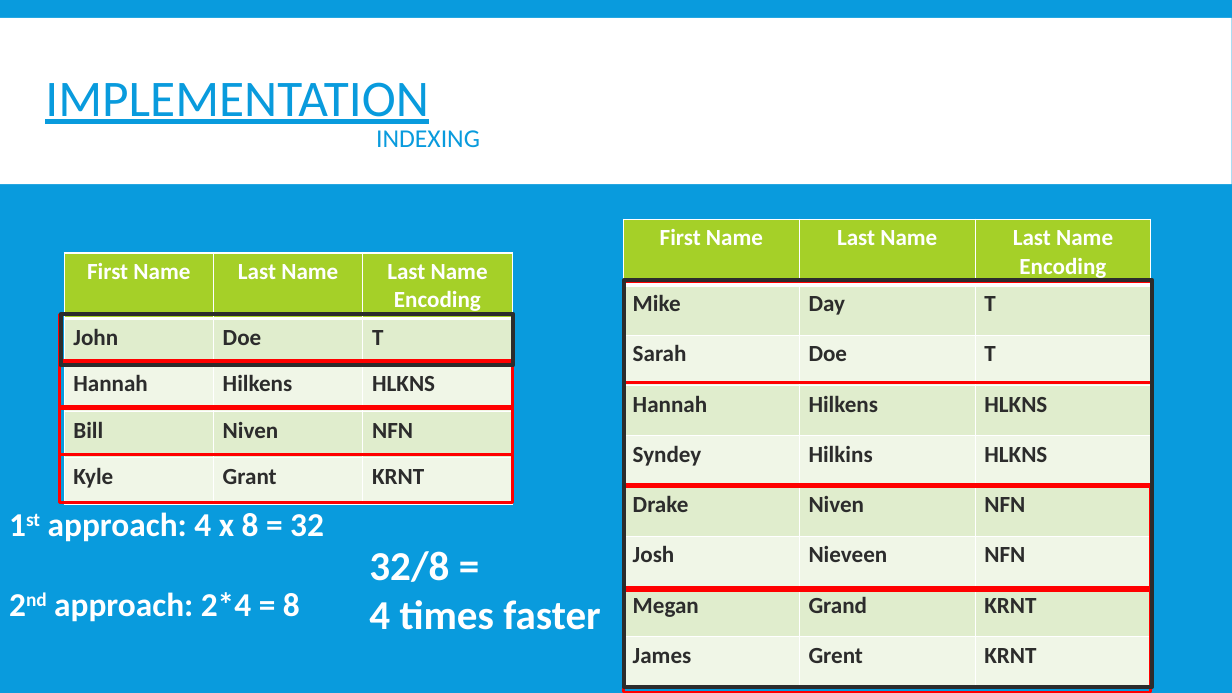
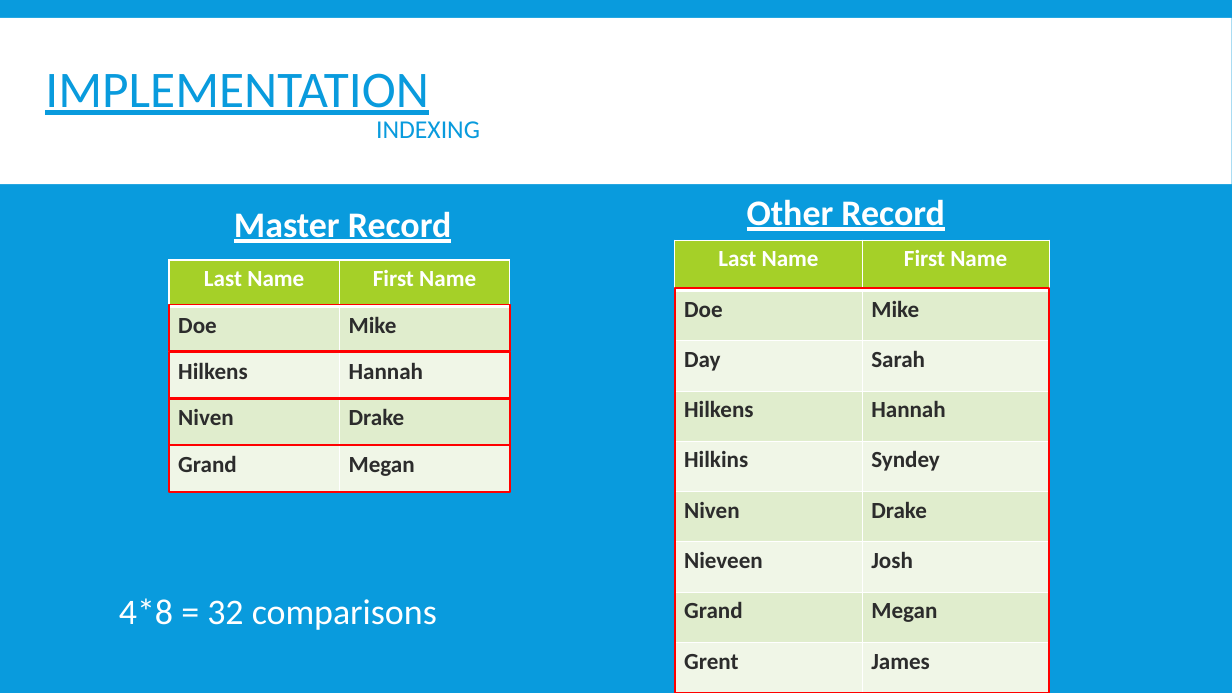
Before and after one commit to OryGregS/SeniorProject, a slide deck: slide 14 of docs/other/FuzzyRecordLinkage.pptx (slide 13 before the commit). Drawn at 1232x693 pixels with LibreOffice and Linux fonts; fonts in the diff are those of the drawing. Boxes give left, top, right and bottom in pixels: in the first picture for what was removed or moved away, otherwise in the second. Text is boxed around its words. In the diff, an @@ line names an element or a change of style, - is before the commit and + after.

Commit message:
Powerpoint update

```diff
--- a/docs/other/FuzzyRecordLinkage.pptx
+++ b/docs/other/FuzzyRecordLinkage.pptx
@@ text "IMPLEMENTATION INDEXING" moved from (x1=45, y1=82, x2=480, y2=147) to (x1=45, y1=73, x2=480, y2=138) @@
@@ text added at (x1=747, y1=199, x2=944, y2=231), 28 pt, text #FFFFFF, bold, underline @@
+Other Record
@@ text added at (x1=234, y1=211, x2=451, y2=243), 28 pt, text #FFFFFF, bold, underline @@
+Master Record
@@ table at (x1=169, y1=260, x2=509, y2=492) @@
-column 1: First Name | John | Hannah | Bill | Kyle
-column 2: Last Name | Doe | Hilkens | Niven | Grant
-column 3: Last Name Encoding | T | HLKNS | NFN | KRNT
+column 1: Last Name | Doe | Hilkens | Niven | Grand
+column 2: First Name | Mike | Hannah | Drake | Megan
@@ table resized from (x1=64, y1=253, x2=513, y2=504) to (x1=169, y1=260, x2=509, y2=492) @@
@@ table at (x1=675, y1=240, x2=1050, y2=693) @@
+column 1: Last Name | Doe | Day | Hilkens | Hilkins | Niven | Nieveen | Grand | Grent
-column 2: Last Name | Day | Doe | Hilkens | Hilkins | Niven | Nieveen | Grand | Grent
-column 3: Last Name Encoding | T | T | HLKNS | HLKNS | NFN | NFN | KRNT | KRNT
@@ table resized from (x1=624, y1=219, x2=1151, y2=687) to (x1=675, y1=240, x2=1050, y2=693) @@
@@ rectangle removed at (x1=625, y1=282, x2=1153, y2=384) @@
@@ rectangle resized from (x1=625, y1=280, x2=1153, y2=688) to (x1=675, y1=288, x2=1049, y2=693) @@
@@ rectangle at (x1=675, y1=288, x2=1049, y2=693): outline #2C2C2C 3 pt to #FF0000 1.5 pt @@
@@ rectangle removed at (x1=61, y1=314, x2=514, y2=366) @@
@@ outline #FF0000 2.25 pt to #FF0000 1.5 pt in 4 elements at (x1=169, y1=352, x2=510, y2=399), (x1=169, y1=398, x2=510, y2=445), (x1=169, y1=445, x2=510, y2=493), (x1=169, y1=305, x2=510, y2=352) @@
@@ rectangle resized from (x1=60, y1=315, x2=513, y2=363) to (x1=169, y1=305, x2=510, y2=352) @@
@@ rectangle resized from (x1=60, y1=360, x2=513, y2=409) to (x1=169, y1=352, x2=510, y2=399) @@
@@ rectangle removed at (x1=625, y1=383, x2=1153, y2=484) @@
@@ rectangle resized from (x1=60, y1=407, x2=513, y2=455) to (x1=169, y1=398, x2=510, y2=445) @@
@@ rectangle resized from (x1=60, y1=455, x2=513, y2=503) to (x1=169, y1=445, x2=510, y2=493) @@
@@ rectangle removed at (x1=624, y1=486, x2=1152, y2=588) @@
@@ text removed at (x1=48, y1=512, x2=324, y2=622) @@
-1st approach: 4 x 8 = 32
-2nd approach: 2*4 = 8
@@ text removed at (x1=369, y1=551, x2=601, y2=630) @@
-32/8 =
-4 times faster
@@ text added at (x1=119, y1=598, x2=437, y2=630), 28 pt, text #FFFFFF @@
+4*8 = 32 comparisons
@@ rectangle removed at (x1=624, y1=591, x2=1152, y2=692) @@
```
Also in this commit, not shown: 7 other slides changed, 5 slides added, 3 slides removed, 2 other files.
